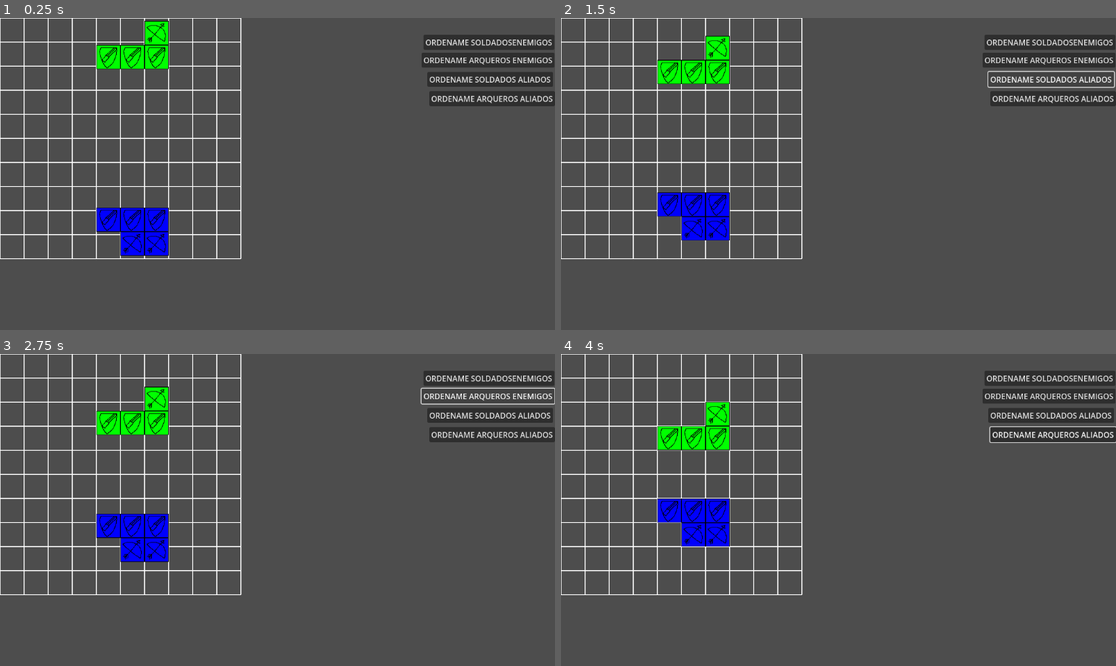
Above: before the commit, frames 1-4 (two rows, left to right).
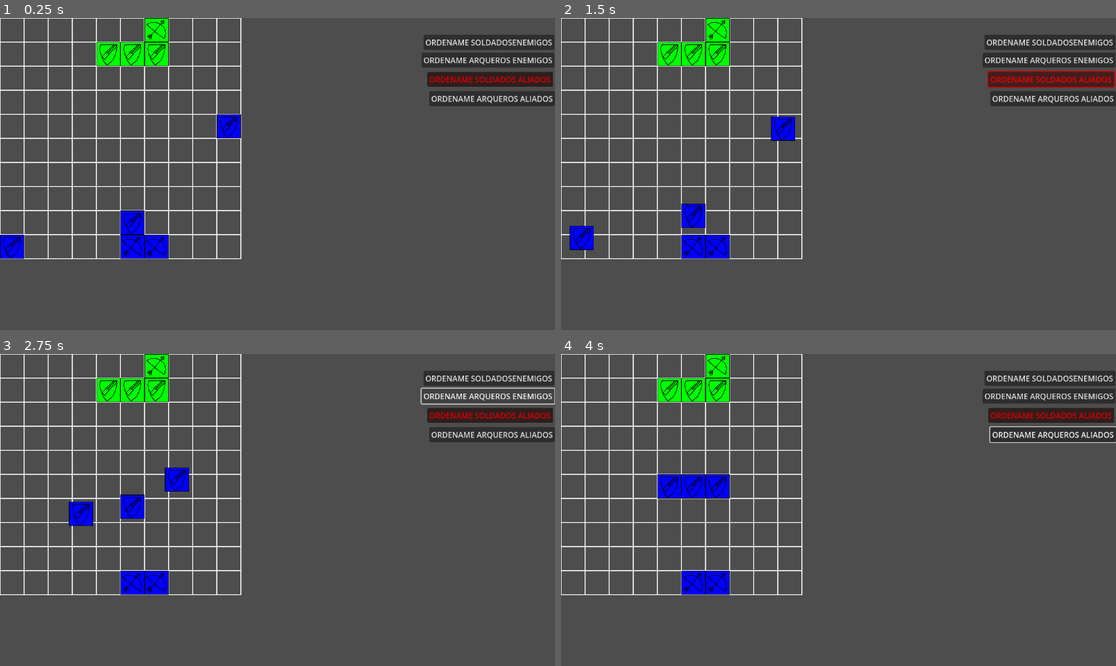
Above: after the commit, the same moments.

Repository: QuaaDev/Proyecto4x
Game: Godot game, scene res://Escenas/game.tscn
Two runs of this game, one before a commit and one after it. Both use one fixed random seed, a clock stepped at 60 frames per second and the inputs below.
Inputs (mouse positions are in pixels of both pictures, inside the frame that each line leads up to):
- Up to frame 1 (0.25 s): no input
- Up to frame 2 (1.5 s): click "ORDENAME ARQUEROS ALIADOS" at 0.5 s; click "ORDENAME SOLDADOS ALIADOS" at 1.25 s
- Up to frame 3 (2.75 s): click "ORDENAME ARQUEROS ENEMIGOS" at 2 s
- Up to frame 4 (4 s): click "ORDENAME SOLDADOSENEMIGOS" at 2.75 s; tap Enter at 3.5 s; move the mouse to (683, 472) at 3.52 s; hold Right from 3.53 s (still down); click (683, 472) at 3.67 s

The runs differ from the first frame. In frame 1, 3.0% of the frame differs, in the area x 0-100%, y 0-78%; in frame 2, 5.7%; in frame 3, 6.0%; in frame 4, 6.4%, in the area x 17-100%, y 0-78%.

Commit message:
Se agrego lo basico de las formaciones
los soldados son capaces de buscar una nueva ubicacion atraves del comando de formaciones

Diff:
--- a/Escenas/botones_formaciones.tscn
+++ b/Escenas/botones_formaciones.tscn
@@ -22,6 +22,7 @@
 text = "ORDENAME ARQUEROS ALIADOS"
 
 [node name="soldadosaliados" type="Button" parent="."]
+modulate = Color(1, 0, 0, 1)
 layout_mode = 1
 anchors_preset = 1
 anchor_left = 1.0
--- a/Escenas/game.tscn
+++ b/Escenas/game.tscn
@@ -18,30 +18,39 @@
 [node name="Enemigo0" parent="Grid" instance=ExtResource("2_nvkqg")]
 position = Vector2(200, 50)
 aliado = false
+movimiento_automatico = false
 
 [node name="Enemigo1" parent="Grid" instance=ExtResource("2_nvkqg")]
 position = Vector2(300, 50)
 aliado = false
+movimiento_automatico = false
 
 [node name="Enemigo2" parent="Grid" instance=ExtResource("2_nvkqg")]
 position = Vector2(250, 50)
 aliado = false
+movimiento_automatico = false
 
 [node name="Aliado0" parent="Grid" instance=ExtResource("2_nvkqg")]
 position = Vector2(250, 400)
+movimiento_automatico = false
 
 [node name="Aliado1" parent="Grid" instance=ExtResource("2_nvkqg")]
-position = Vector2(200, 400)
+position = Vector2(0, 450)
+movimiento_automatico = false
 
 [node name="Aliado2" parent="Grid" instance=ExtResource("2_nvkqg")]
-position = Vector2(300, 400)
+position = Vector2(450, 200)
+movimiento_automatico = false
 
 [node name="arquero_basico" parent="Grid" instance=ExtResource("4_p35v7")]
 position = Vector2(300, 450)
+movimiento_automatico = false
 
 [node name="arquero_basico2" parent="Grid" instance=ExtResource("4_p35v7")]
 position = Vector2(250, 450)
+movimiento_automatico = false
 
 [node name="arquero_enemigo" parent="Grid" instance=ExtResource("4_p35v7")]
 position = Vector2(300, 0)
 aliado = false
+movimiento_automatico = false
--- a/Scripts/grid.gd
+++ b/Scripts/grid.gd
@@ -1,7 +1,7 @@
 extends Node2D
 @onready var deteccion_mouse: Area2D = $"Deteccion Mouse"
 @onready var canvas_layer: CanvasLayer = $"../CanvasLayer"
-@export var GRID_SIZE := 10  # Tamaño de la cuadrícula (10x10)
+@export var GRID_SIZE : float = 10  # Tamaño de la cuadrícula (10x10)
 @export var CELL_SIZE := 50  # Tamaño de cada celda (debe coincidir con el de la serpiente)
 
 var diccionario_cuadricula_movimientos : Dictionary
@@ -65,9 +65,59 @@
 #Actualiza el diccionario con nueva informacion
 func actualizar_diccionario_movimiento(posicion : Vector2, valor : bool) -> void:
 	diccionario_cuadricula_movimientos[posicion] = valor
+
 func coso():
 	#print(diccionario_cuadricula_movimientos)
 	pass
+
+func cambiar_formacion(bando : String, tipo : String):
+	var unidades_a_mover = []
+	var coordenada_y : int
+	var filas_a_ocupar = [] #Eje Y
+	var grid_impar : bool
+	var ubicaciones_a_ocupar = []
+	var comodin_ubicaciones_a_ocupar = []
+	var mitad_del_grid = ceil(GRID_SIZE/2) #La mitad del grid redondeado hacia arriba
+	if int(GRID_SIZE) % 2 == 0: #Averigua si el grid es impar o par
+		#Tiene un +1 porque al empezar en 0, lo impar es par y viceversa.
+		grid_impar = false
+	else:
+		grid_impar = true
+	if bando == "Aliados":
+		coordenada_y = 5
+	else:
+		coordenada_y = 4
+	unidades_a_mover = seleccionar_unidades_de_un_tipo(bando, "Soldados").duplicate()
+	if unidades_a_mover.size() > GRID_SIZE:
+		for cantidad in range(1,ceil(unidades_a_mover.size() / GRID_SIZE)):
+			#Cuenta la cantidad de filas que hay que ocupar
+			filas_a_ocupar.append(cantidad)
+	else:
+		filas_a_ocupar.append(1)
+	print("filas a ocupar: " + str(filas_a_ocupar))
+	print("Mitad del grid: "+str(mitad_del_grid))
+	for eje_y in filas_a_ocupar:
+		for eje_x in mitad_del_grid:
+			if bando == "Aliados":
+				if !grid_impar: #Primero inspecciona los numeros par
+					ubicaciones_a_ocupar.append(Vector2(mitad_del_grid + eje_x, 4+eje_y))
+					ubicaciones_a_ocupar.append(Vector2(mitad_del_grid - eje_x - 1, 4+eje_y))
+				else: #Luego inspecciona los numeros impar
+					if eje_x == 0:
+						ubicaciones_a_ocupar.append(Vector2(mitad_del_grid - 1, 4+eje_y))
+					else:
+						ubicaciones_a_ocupar.append(Vector2(mitad_del_grid + (eje_x - 1), 4+eje_y))
+						ubicaciones_a_ocupar.append(Vector2(mitad_del_grid - (eje_x + 1), 4+eje_y))
+
+	print("Ubicaciones a ocupar:Vector(Y,X) " + str(ubicaciones_a_ocupar))
+
+	for unidad in unidades_a_mover: #Actualiza a las unidades
+		var ubicacion_a_moverse = ubicaciones_a_ocupar[0] #Obtiene la proxima ubicacion que debe ocuparse
+		ubicaciones_a_ocupar.remove_at(0) #Elimina de la lista la ubicacion que ya fue ocupada
+		unidad.abandonando_posicion()#Deja su anterior ubicacion como libre
+		unidad.movimiento_desde_formacion(ubicacion_a_moverse)#Activa el movimiento a la nueva ubicacion
+
+
 
 #------------grupos---------------
 #Obtiene la lista de unidades divida en bandos, solo usar Aliados y Enemigos
@@ -88,7 +138,7 @@
 		var error_null = [null]
 		return error_null
 
-func seleccionar_unidades_de_un_tipo(bando : String, tipo : String):
+func seleccionar_unidades_de_un_tipo(bando : String, tipo : String) -> Array:
 	#Selecciona las unidades segun su bando (aliado/enemigo) y su tipo (arquero/soldado)
 	#Obtiene las listas
 	var unidades_del_bando = obtener_lista_de_bando(bando)
@@ -102,12 +152,12 @@
 	#Objetivo de debug
 	for i in unidades_validas:
 		print(i.name)
-
+	return unidades_validas
 #--------------grupos-----------
 
 #---------Debug------------
 func ordenar_aliado_soldado():
-	seleccionar_unidades_de_un_tipo("Aliados", "Soldados")
+	cambiar_formacion("Aliados", "Soldados")
 func ordenar_aliado_arquero():
 	seleccionar_unidades_de_un_tipo("Aliados", "Arqueros")
 func ordenar_enemigo_soldado():
--- a/Scripts/soldado_basico.gd
+++ b/Scripts/soldado_basico.gd
@@ -127,6 +127,12 @@
 	#Objeto a aplicar / propiedad a editar / ubicacion objetivo / velocidad de la animacion
 	tween.tween_callback(move_finish)
 
+func movimiento_desde_formacion(ubicacion_objetivo : Vector2):
+	var mi_posicion_convertida_a_local = Vector2(position.x/ cell_size, position.y /cell_size)
+	direction = ubicacion_objetivo - mi_posicion_convertida_a_local
+	print("ubicacion objetivo" + str(ubicacion_objetivo)+" - mi posicion convertida a local" + str(mi_posicion_convertida_a_local)+" = " + str(direction))
+	move_to_next_tile()
+
 func move_finish() -> void:
 	is_moving = false
 
